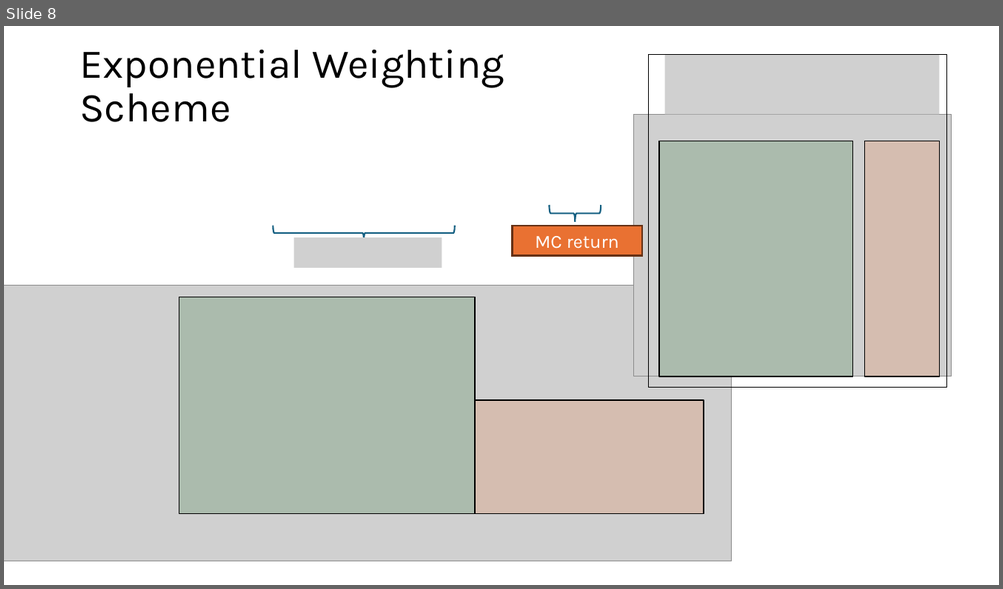
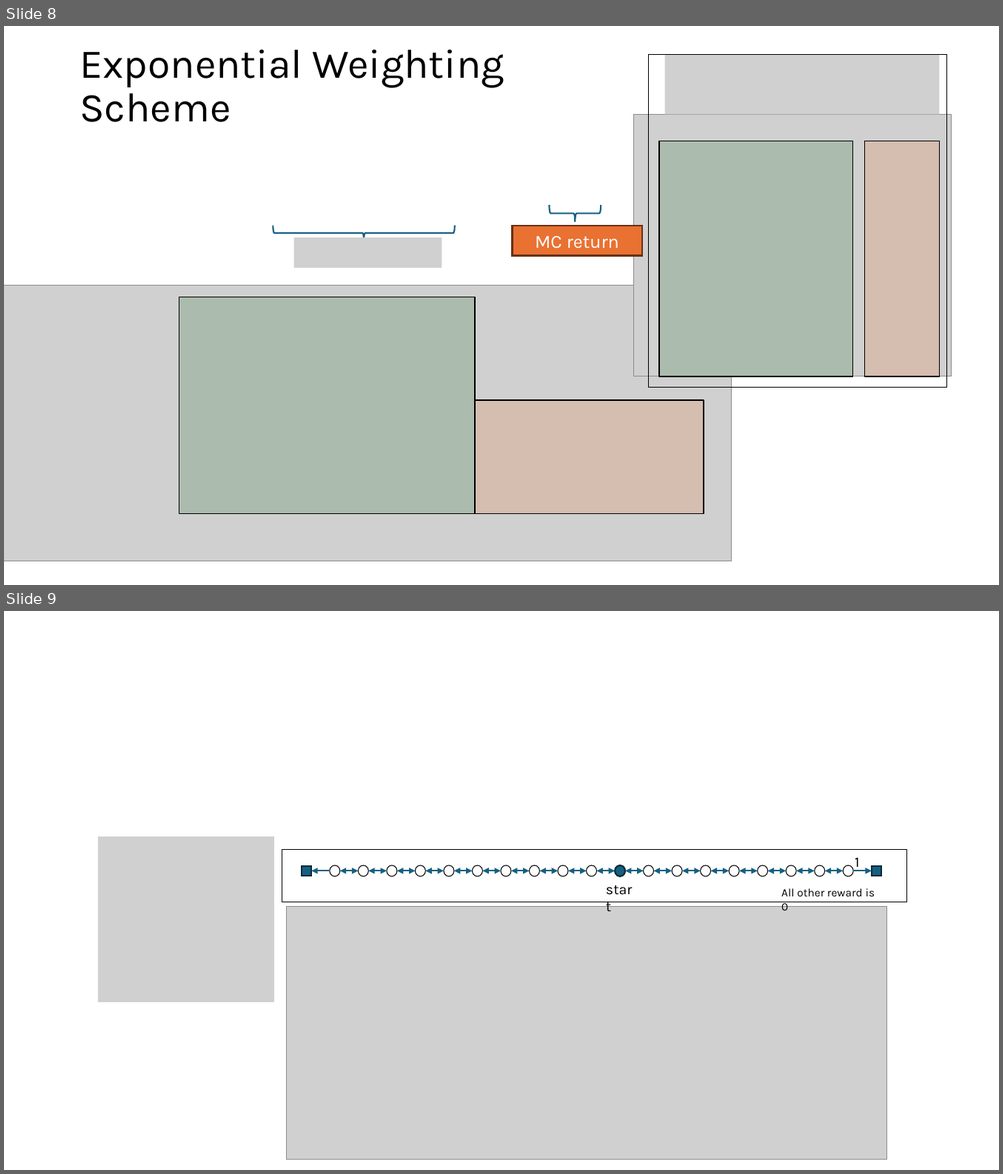
Before and after one commit to mhahsler/Introduction_to_Reinforcement_Learning, a slide deck: slides/Lecture_Chapter12.pptx. Shown one above the other, each under a label of ours: slide 8 before the commit, slides 8 and 9 after it. The pictures are 1003x589 and 1003x1174 pixels, drawn with LibreOffice and Linux fonts; fonts in the diff are those of the drawing; grey boxes stand for pictures. Boxes give left, top, right and bottom in pixels: in the first picture for what was removed or moved away, otherwise in the second. Text is boxed around its words. In the diff, an @@ line names an element or a change of style, - is before the commit and + after.

```diff
--- a/slides/Lecture_Chapter12.pptx
+++ b/slides/Lecture_Chapter12.pptx
@@ slide 9 added at box(4, 611, 999, 1170), background #FFFFFF @@
@@ picture added at box(98, 836, 274, 1002) @@
@@ group added at box(282, 850, 907, 911): 19 ellipses, 18 double arrows, 3 rectangles, 3 texts, 2 arrows @@
+start
+1
+All other reward is 0
@@ picture added at box(287, 906, 888, 1160) @@
```
Also in this commit, not shown: 4 slides changed, 2 other slides added, 3 slides removed, 1 other file.
